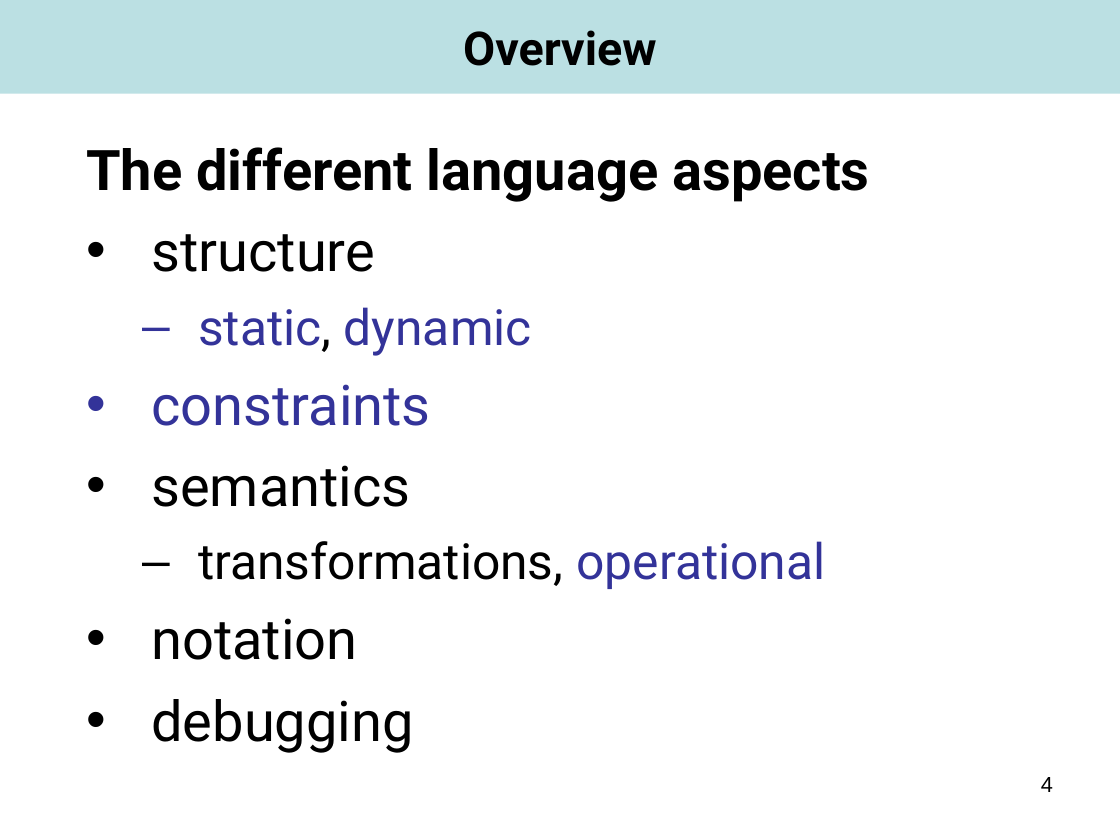
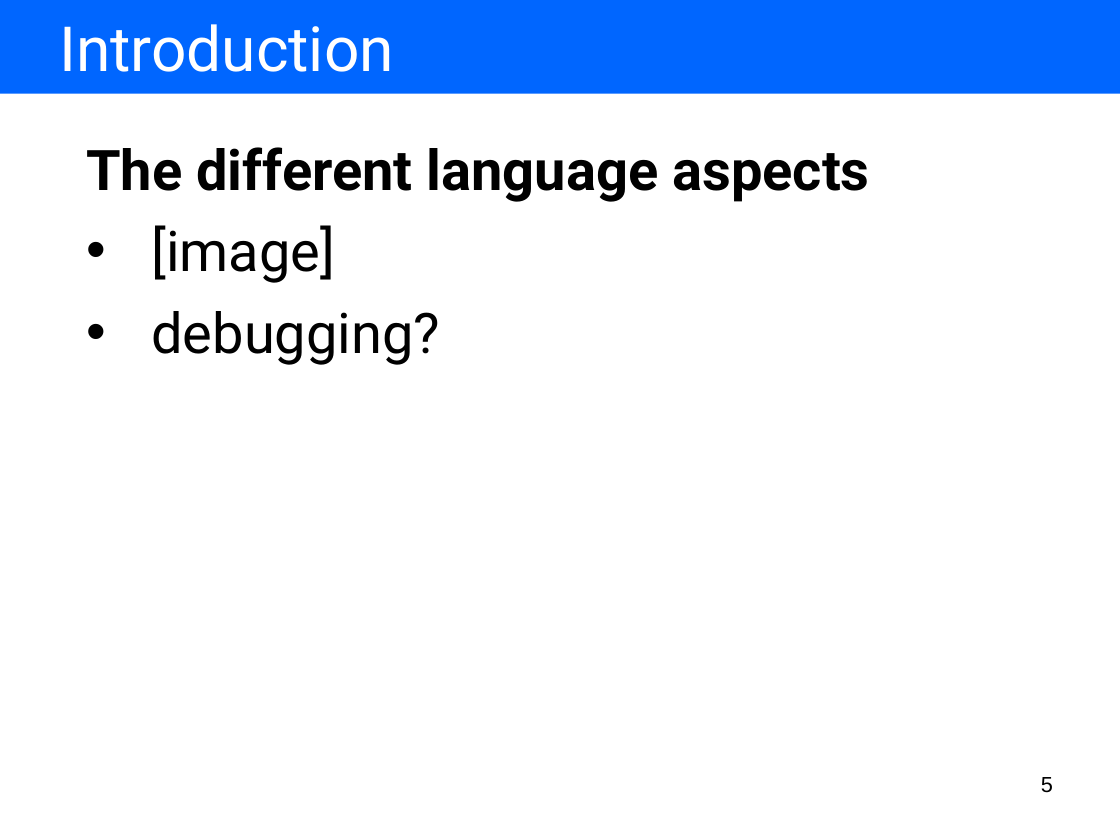
Before and after one commit to BackupTheBerlios/amof2-svn, a slide deck: slide 5 of trunk/hub.sam.stateautomaton/resources/presentation/using our tools for model driven language development.ppt (slide 4 before the commit). Drawn at 1120x840 pixels with LibreOffice and Linux fonts; fonts in the diff are those of the drawing. Boxes give left, top, right and bottom in pixels: in the first picture for what was removed or moved away, otherwise in the second. Text is boxed around its words. In the diff, an @@ line names an element or a change of style, - is before the commit and + after.

Commit message:
language refactored. added ocl query to operation.

```diff
--- a/trunk/hub.sam.stateautomaton/resources/presentation/using our tools for model driven language development.ppt
+++ b/trunk/hub.sam.stateautomaton/resources/presentation/using our tools for model driven language development.ppt
@@ rectangle at [0,0,1120,94]: fill #BBE0E3 to #0066FF @@
@@ text added at [59,24,393,72], 40 pt, text #FFFFFF @@
+Introduction
@@ text in rectangle at [463,30,656,66]: text removed @@
-Overview
@@ text at [151,225,440,365]: text changed @@
-• structure
-  – static, dynamic
-• constraints
-• semantics
-  – transformations, operational
-• notation
-• debugging
+• [image]
+• debugging?
@@ page number at [1041,777,1053,793]: text changed @@
-4
+5
```
Also in this commit, not shown: 2 other slides changed, 9 slides added, 7 slides removed, 28 other files.
